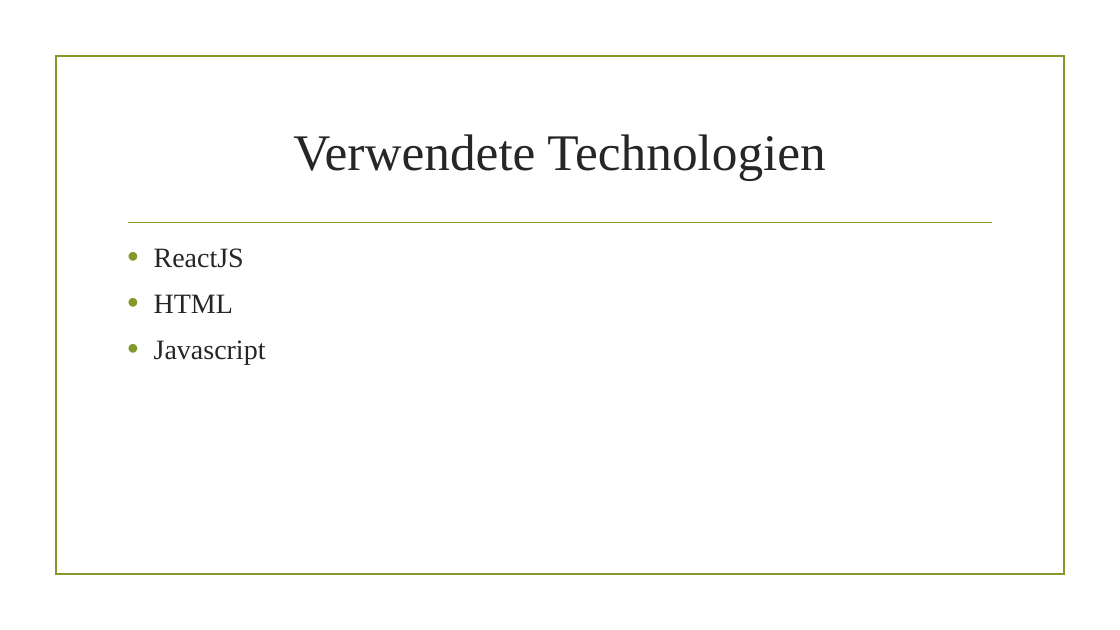
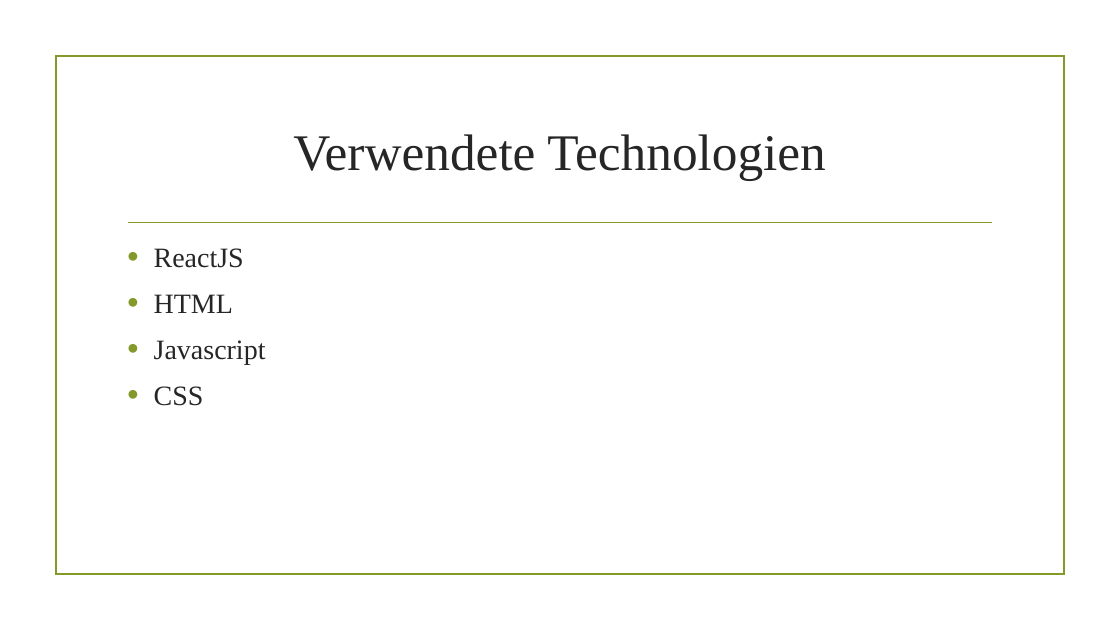
Before and after one commit to UniPayne/RCD-Project, a slide deck: slide 8 of Projektdokumentationen/Projektabgabe/Projektabgabe.pptx (slide 10 before the commit). Drawn at 1120x630 pixels with LibreOffice and Linux fonts; fonts in the diff are those of the drawing; background and template pictures are left out. Boxes give left, top, right and bottom in pixels: in the first picture for what was removed or moved away, otherwise in the second. Text is boxed around its words. In the diff, an @@ line names an element or a change of style, - is before the commit and + after.

```diff
--- a/Projektdokumentationen/Projektabgabe/Projektabgabe.pptx
+++ b/Projektdokumentationen/Projektabgabe/Projektabgabe.pptx
@@ text at [154,386,204,406]: paragraph added @@
+• CSS
```
Also in this commit, not shown: 6 other slides changed, 3 slides added, 5 slides removed, 1 other file.
